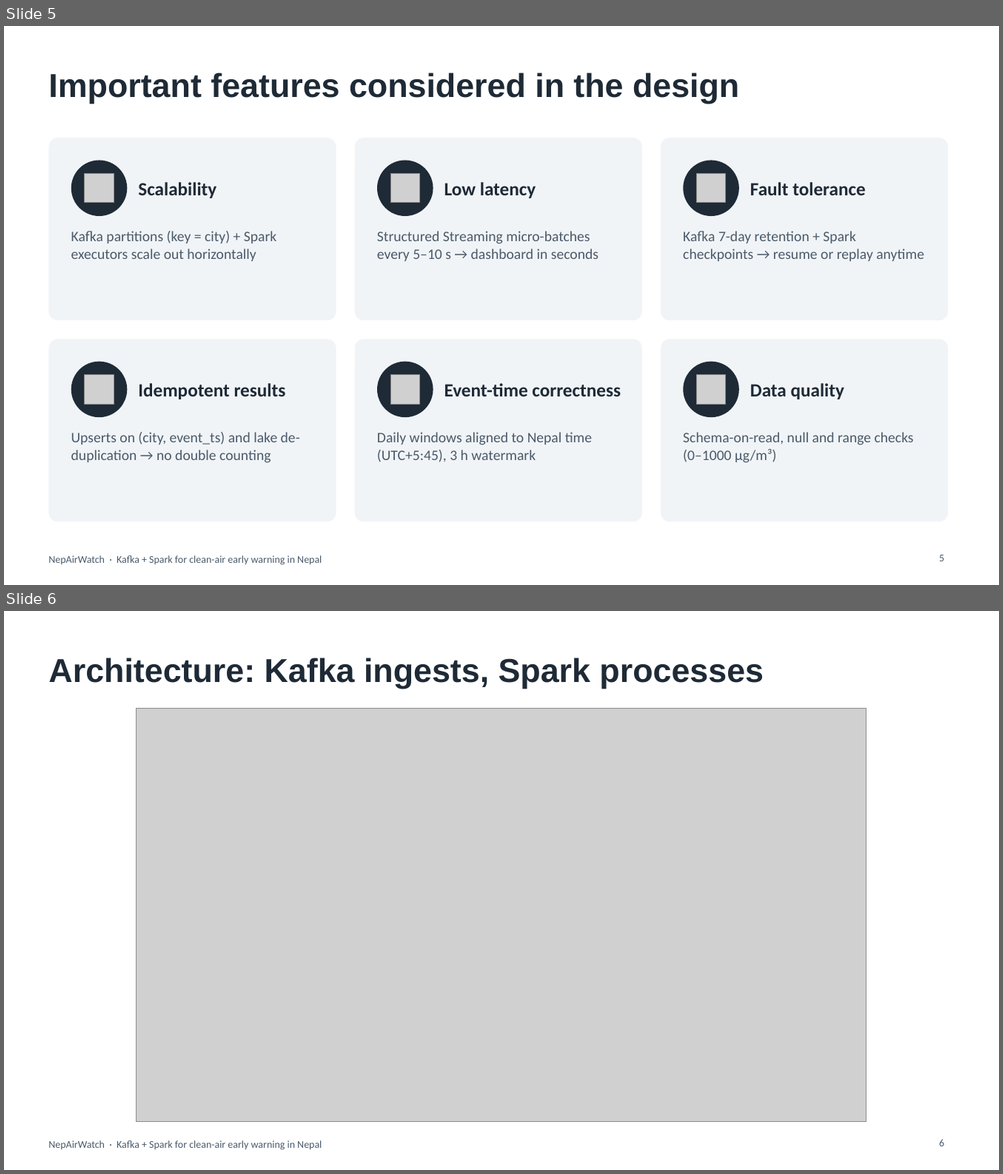
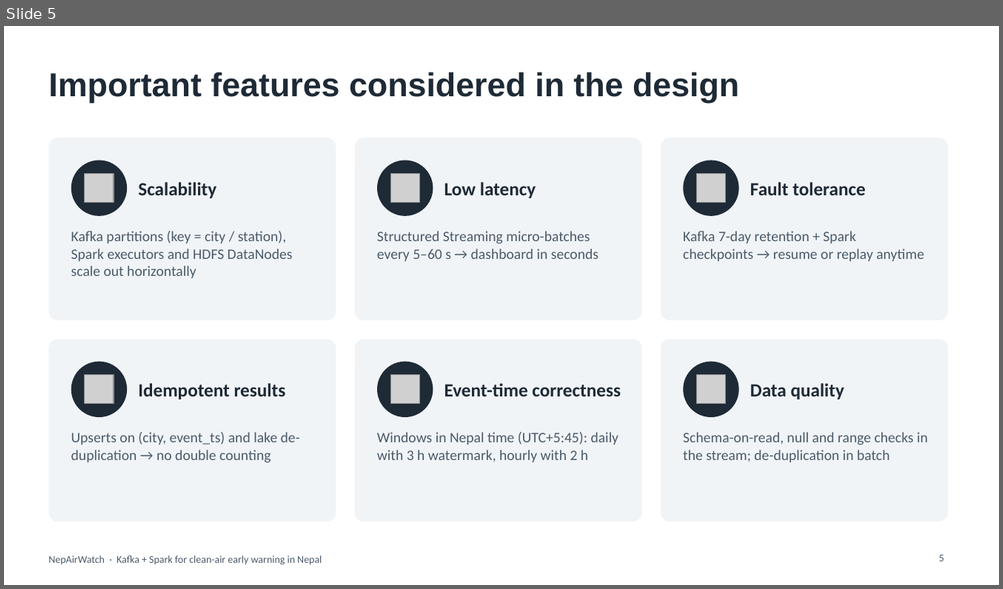
Before and after one commit to St-Luciferr/NepAirWatch, a slide deck: docs/NepAirWatch_Presentation.pptx. Shown one above the other, each under a label of ours: slides 5 and 6 before the commit, slide 5 after it. The pictures are 1003x1174 and 1003x589 pixels, drawn with LibreOffice and Linux fonts; fonts in the diff are those of the drawing; grey boxes stand for pictures. Boxes give left, top, right and bottom in pixels: in the first picture for what was removed or moved away, otherwise in the second. Text is boxed around its words. In the diff, an @@ line names an element or a change of style, - is before the commit and + after.

Commit message:
docs: update report and presentation for the v2 platform
- Report rewritten for the Lambda architecture: six sources, HDFS, Flume,
  Cassandra, Hive, MapReduce, methodology, model evaluation and v2 results
- New figures: CAMS bias per station, calibration scatter, 25-year AOD trend
- Deck: data sources, architecture, components, storage, streaming, results,
  demo and conclusion slides updated with the latest run

```diff
--- a/docs/NepAirWatch_Presentation.pptx
+++ b/docs/NepAirWatch_Presentation.pptx
@@ slide 6 removed at bbox=[4, 611, 999, 1170], background #FFFFFF; not listed: 1 template element that a slide beside it also shows @@
@@ title removed at bbox=[48, 658, 763, 688] @@
-Architecture: Kafka ingests, Spark processes
@@ picture removed at bbox=[136, 708, 866, 1122] @@
@@ page number removed at bbox=[939, 1139, 944, 1147] @@
-6
@@ slide 5 changed as well @@
@@ text at bbox=[71, 231, 293, 278]: text changed @@
-Kafka partitions (key = city) + Spark executors scale out horizontally
+Kafka partitions (key = city / station), Spark executors and HDFS DataNodes scale out horizontally
@@ text at bbox=[377, 231, 598, 261]: text changed @@
-Structured Streaming micro-batches every 5–10 s → dashboard in seconds
+Structured Streaming micro-batches every 5–60 s → dashboard in seconds
@@ text at bbox=[377, 432, 619, 463]: text changed @@
-Daily windows aligned to Nepal time (UTC+5:45), 3 h watermark
+Windows in Nepal time (UTC+5:45): daily with 3 h watermark, hourly with 2 h
@@ text at bbox=[683, 432, 928, 463]: text changed @@
-Schema-on-read, null and range checks (0–1000 µg/m³)
+Schema-on-read, null and range checks in the stream; de-duplication in batch
```
Also in this commit, not shown: 9 other slides changed, 3 slides added, 2 other slides removed, 14 other files.
